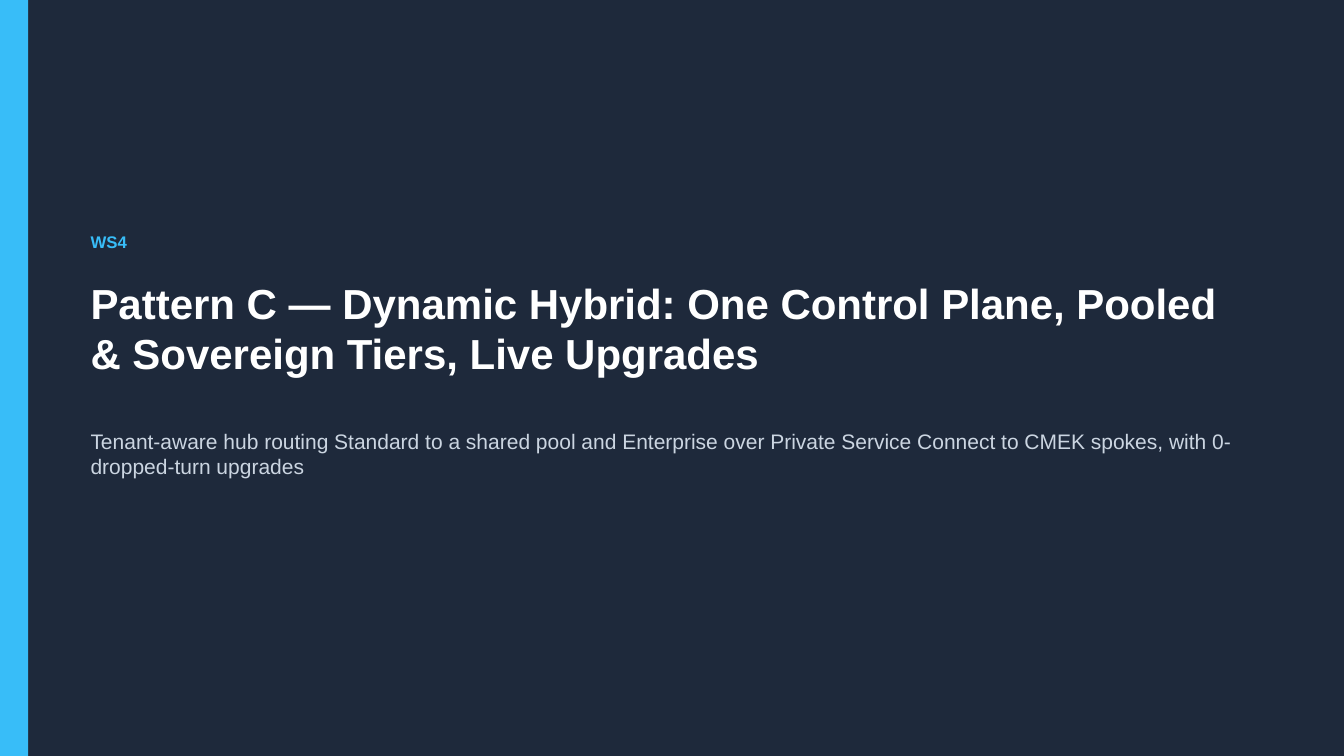
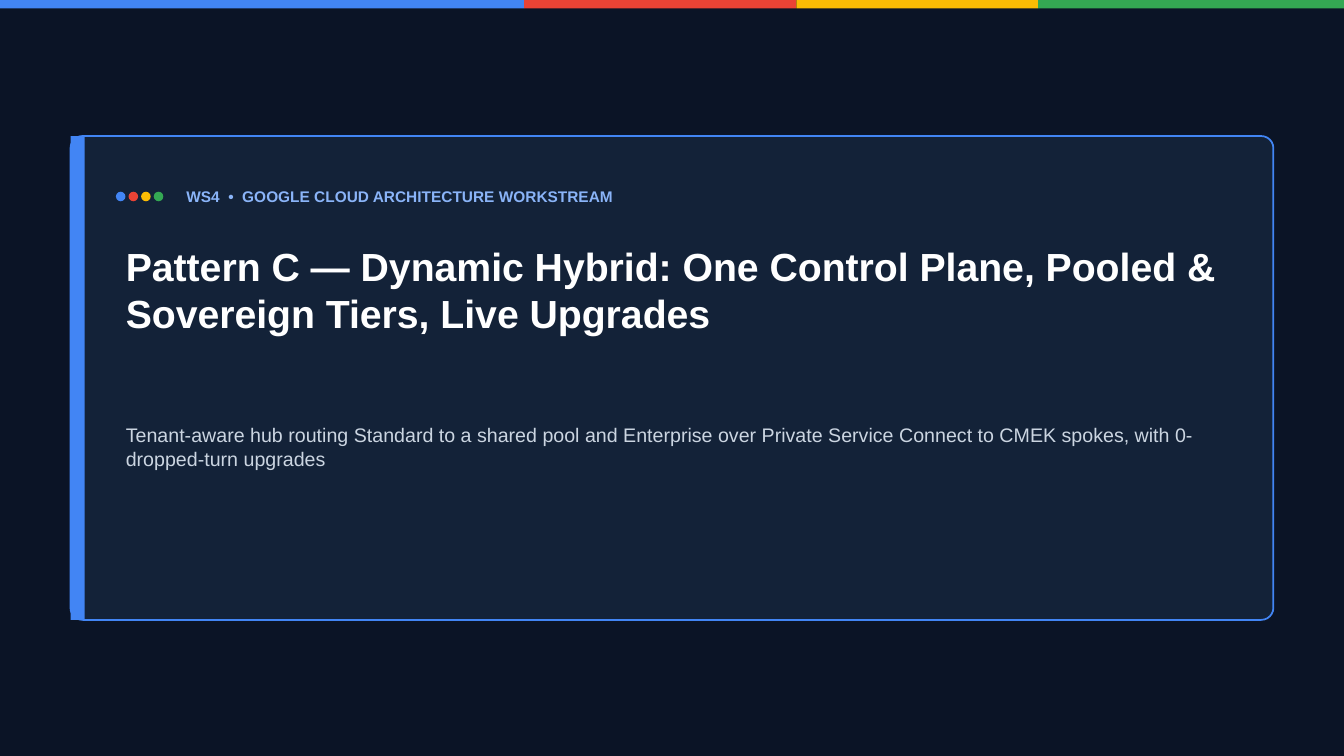
Before and after one commit to nitinaggarwal-12/blogs, a slide deck: slide 39 of slides/geap-multi-tenancy-all-workstreams-editable-slides.pptx. Drawn at 1344x756 pixels with LibreOffice and Linux fonts; fonts in the diff are those of the drawing. Boxes give left, top, right and bottom in pixels: in the first picture for what was removed or moved away, otherwise in the second. Text is boxed around its words. In the diff, an @@ line names an element or a change of style, - is before the commit and + after.

Commit message:
feat(slides+portal): add PromptCanvas Cloud Viewer & Open with Google Slides/Docs split-pill, fix Google Slides OOXML text-box shrink/insets & arrowheads, sync 6 decks + 6 blogs to Drive v3

```diff
--- a/slides/geap-multi-tenancy-all-workstreams-editable-slides.pptx
+++ b/slides/geap-multi-tenancy-all-workstreams-editable-slides.pptx
@@ background #1E293B to #0B1426 @@
@@ rectangle added at [0, 0, 524, 9], fill #4285F4 @@
@@ rectangle added at [524, 0, 797, 9], fill #EA4335 @@
@@ rectangle added at [797, 0, 1038, 9], fill #FBBC04 @@
@@ rectangle added at [1038, 0, 1344, 9], fill #34A853 @@
@@ rectangle: place and size @@
-rectangle at [0, 0, 28, 756]
+rectangle at [71, 136, 85, 620]
@@ rectangle at [71, 136, 85, 620]: fill #38BDF8 to #4285F4 @@
@@ rounded rectangle added at [71, 136, 1273, 620], fill #132238, outline #4285F4 1.25 pt @@
@@ ellipse added at [116, 192, 126, 202], fill #4285F4 @@
@@ ellipse added at [128, 192, 138, 202], fill #EA4335 @@
@@ ellipse added at [141, 192, 151, 202], fill #FBBC04 @@
@@ ellipse added at [153, 192, 163, 202], fill #34A853 @@
@@ text added at [186, 191, 613, 202], 11 pt, text #8AB4F8, bold @@
+WS4 • GOOGLE CLOUD ARCHITECTURE WORKSTREAM
@@ text removed at [91, 236, 127, 248] @@
-WS4
@@ text "Pattern C — Dynamic Hybrid: ...": place and size @@
-text "Pattern C — Dynamic Hybrid: ..." at [91, 288, 1216, 377]
+text "Pattern C — Dynamic Hybrid: ..." at [126, 252, 1176, 336]
@@ text "Pattern C — Dynamic Hybrid: ..." at [126, 252, 1176, 336]: size 30 to 28 pt @@
@@ text "Tenant-aware hub routing Standard to ...": place and size @@
-text "Tenant-aware hub routing Standard to ..." at [91, 434, 1231, 478]
+text "Tenant-aware hub routing Standard to ..." at [126, 428, 1192, 470]
@@ text "Tenant-aware hub routing Standard to ..." at [126, 428, 1192, 470]: size 15 to 14 pt @@
```
Also in this commit, not shown: 46 other slides changed, 13 slides added, 13 slides removed, 17 other files.
